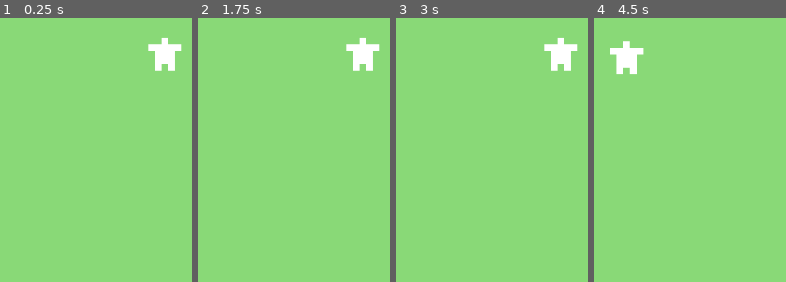
Above: before the commit, frames 1-4 (left to right).
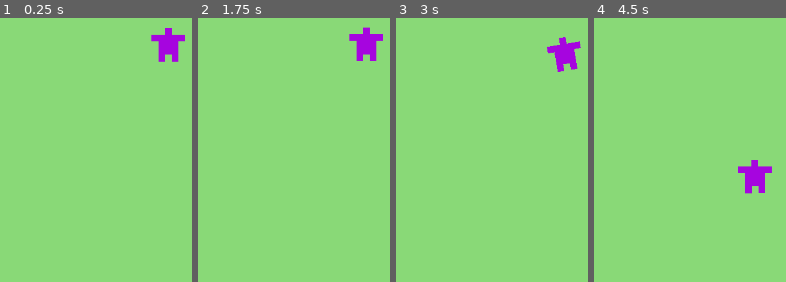
Above: after the commit, the same moments.

Repository: CanadianWaffl/Sandbox
Game: Godot game, scene res://Scenes/world.tscn
The game is run twice, just before and just after one commit, with the same random seed, the same clock (stepped at 60 frames per second) and the same inputs.
Inputs:
- Up to frame 1 (0.25 s): no input
- Up to frame 2 (1.75 s): tap Enter at 0.5 s
- Up to frame 3 (3 s): tap Space at 2.75 s
- Up to frame 4 (4.5 s): no input

The runs differ from the first frame. In frame 1, 1.9% of the frame differs, in the area x 77-97%, y 3-21%; in frame 2, 1.9%; in frame 3, 1.7%; in frame 4, 2.6%, in the area x 8-93%, y 8-67%.

Commit message:
basic state machine

Diff:
--- /dev/null
+++ b/Scenes/guy.tscn
@@ -0,0 +1,105 @@
+[gd_scene format=3 uid="uid://vebheohtg6pp"]
+
+[ext_resource type="Script" uid="uid://cw8n2fq3ejov4" path="res://Scripts/guy.gd" id="1_y2mbu"]
+[ext_resource type="Texture2D" uid="uid://cpmab412q20g3" path="res://Assets/Sprites/lil-guy.png" id="2_bh7l2"]
+[ext_resource type="Script" uid="uid://c75jgr36ssf1q" path="res://Scripts/state_manager.gd" id="3_7b8b7"]
+[ext_resource type="Script" uid="uid://bemqjfyvvegij" path="res://Scripts/state_wander.gd" id="4_5adle"]
+[ext_resource type="Script" uid="uid://dp7vbfwprhcll" path="res://Scripts/state_idle.gd" id="5_bh7l2"]
+
+[sub_resource type="Animation" id="Animation_7b8b7"]
+length = 0.001
+tracks/0/type = "value"
+tracks/0/imported = false
+tracks/0/enabled = true
+tracks/0/path = NodePath("Sprite2D:position")
+tracks/0/interp = 1
+tracks/0/loop_wrap = true
+tracks/0/keys = {
+"times": PackedFloat32Array(0),
+"transitions": PackedFloat32Array(1),
+"update": 0,
+"values": [Vector2(0, 0)]
+}
+tracks/1/type = "value"
+tracks/1/imported = false
+tracks/1/enabled = true
+tracks/1/path = NodePath("Sprite2D:rotation")
+tracks/1/interp = 1
+tracks/1/loop_wrap = true
+tracks/1/keys = {
+"times": PackedFloat32Array(0),
+"transitions": PackedFloat32Array(1),
+"update": 0,
+"values": [0.0]
+}
+
+[sub_resource type="Animation" id="Animation_bh7l2"]
+resource_name = "idle"
+length = 1.33
+loop_mode = 1
+tracks/0/type = "value"
+tracks/0/imported = false
+tracks/0/enabled = true
+tracks/0/path = NodePath("Sprite2D:rotation")
+tracks/0/interp = 1
+tracks/0/loop_wrap = true
+tracks/0/keys = {
+"times": PackedFloat32Array(0, 0.33, 0.66, 1),
+"transitions": PackedFloat32Array(1, 1, 1, 1),
+"update": 0,
+"values": [0.0, 0.17453292, 0.0, -0.17453292]
+}
+
+[sub_resource type="Animation" id="Animation_5adle"]
+resource_name = "wandering"
+length = 0.66
+loop_mode = 1
+tracks/0/type = "value"
+tracks/0/imported = false
+tracks/0/enabled = true
+tracks/0/path = NodePath("Sprite2D:position")
+tracks/0/interp = 1
+tracks/0/loop_wrap = true
+tracks/0/keys = {
+"times": PackedFloat32Array(0.33, 0.66),
+"transitions": PackedFloat32Array(1, 1),
+"update": 0,
+"values": [Vector2(0, -2), Vector2(0, 0)]
+}
+
+[sub_resource type="AnimationLibrary" id="AnimationLibrary_y13ms"]
+_data = {
+&"RESET": SubResource("Animation_7b8b7"),
+&"idle": SubResource("Animation_bh7l2"),
+&"wandering": SubResource("Animation_5adle")
+}
+
+[node name="Guy" type="CharacterBody2D" unique_id=1555784624]
+scale = Vector2(4, 4)
+script = ExtResource("1_y2mbu")
+
+[node name="Sprite2D" type="Sprite2D" parent="." unique_id=1125398899]
+texture = ExtResource("2_bh7l2")
+offset = Vector2(0.5, 0)
+
+[node name="Timer" type="Timer" parent="." unique_id=1484114636]
+
+[node name="StateManager" type="Node" parent="." unique_id=1667593578]
+script = ExtResource("3_7b8b7")
+
+[node name="State-Wander" type="Node" parent="StateManager" unique_id=670422417]
+script = ExtResource("4_5adle")
+state_name = "Wander"
+
+[node name="WanderTimer" type="Timer" parent="StateManager/State-Wander" unique_id=771231585]
+wait_time = 3.0
+autostart = true
+
+[node name="State-Idle" type="Node" parent="StateManager" unique_id=1830858446]
+script = ExtResource("5_bh7l2")
+state_name = "Idle"
+
+[node name="AnimationPlayer" type="AnimationPlayer" parent="." unique_id=509888566]
+libraries/ = SubResource("AnimationLibrary_y13ms")
+
+[connection signal="timeout" from="StateManager/State-Wander/WanderTimer" to="StateManager/State-Wander" method="_on_wander_timer_timeout"]
--- a/Scenes/world.tscn
+++ b/Scenes/world.tscn
@@ -1,21 +1,11 @@
 [gd_scene format=3 uid="uid://bos30qbrgfodt"]
 
-[ext_resource type="Texture2D" uid="uid://cpmab412q20g3" path="res://Assets/Sprites/lil-guy.png" id="1_a02cp"]
-[ext_resource type="Script" uid="uid://cw8n2fq3ejov4" path="res://Scripts/guy.gd" id="1_go701"]
+[ext_resource type="PackedScene" uid="uid://vebheohtg6pp" path="res://Scenes/guy.tscn" id="1_a02cp"]
 
 [node name="World" type="Node2D" unique_id=1924382587]
 
-[node name="Guy" type="CharacterBody2D" parent="." unique_id=1234285740]
+[node name="Guy" parent="." unique_id=1555784624 instance=ExtResource("1_a02cp")]
 position = Vector2(266, 131)
-scale = Vector2(4, 4)
-script = ExtResource("1_go701")
-
-[node name="Sprite2D" type="Sprite2D" parent="Guy" unique_id=1154617815]
-texture = ExtResource("1_a02cp")
-
-[node name="WanderTimer" type="Timer" parent="Guy" unique_id=588028371]
-wait_time = 3.0
-autostart = true
 
 [node name="Background" type="CanvasLayer" parent="." unique_id=1395569902]
 layer = -5
@@ -27,5 +17,3 @@
 grow_horizontal = 2
 grow_vertical = 2
 color = Color(0.5376251, 0.85, 0.46750003, 1)
-
-[connection signal="timeout" from="Guy/WanderTimer" to="Guy" method="_on_wander_timer_timeout"]
--- a/Scripts/guy.gd
+++ b/Scripts/guy.gd
@@ -1,30 +1,11 @@
 extends CharacterBody2D
 
-const MIN_WANDER: float = 80.0
-const MAX_WANDER: float = 150.0
-
-var target_pos := Vector2.INF
+@onready var state_man: StateManager = $StateManager
 
 func _ready() -> void:
-	modulate = Color(randi(), randi(), randi(), 1.0)
+	modulate = Color(randf(), randf(), randf(), 1.0)
 
 
 func _process(delta: float) -> void:
 
-	if target_pos != Vector2.INF:
-		position = lerp(position, target_pos, 0.03)
-		if position.is_equal_approx(target_pos):
-			target_pos = Vector2.INF
-
-
-func _on_wander_timer_timeout() -> void:
-	#Don't change targets if not finished
-	if not target_pos == Vector2.INF:
-		return
-
-	var rand_angle = randf_range(0, TAU)
-	var rand_dist = randf_range(MIN_WANDER, MAX_WANDER)
-
-	target_pos = Vector2(position.x + cos(rand_angle)*rand_dist, position.y + sin(rand_angle)*rand_dist)
-
-	#print("Attempting to wander to (%s, %s)" % [target_pos.x, target_pos.y])
+	pass
--- /dev/null
+++ b/Scripts/state.gd
@@ -0,0 +1,18 @@
+class_name State extends Node
+
+@export var state_manager: StateManager
+@export var state_name: String = "Default State"
+
+var instanced_children: Array[Node] = []
+
+func enter() -> void:
+	pass
+
+func exit() -> void:
+	pass
+
+func update(delta: float) -> void:
+	pass
+
+func physics_update(delta: float) -> void:
+	pass
--- /dev/null
+++ b/Scripts/state_idle.gd
@@ -0,0 +1,21 @@
+extends State
+
+func enter() -> void:
+	owner.find_child("AnimationPlayer").play("idle")
+
+	var switch_timer := Timer.new()
+	add_child(switch_timer)
+	instanced_children.append(switch_timer)
+	switch_timer.timeout.connect(timeout)
+	switch_timer.start(2.0)
+
+
+func exit() -> void:
+	for child in instanced_children:
+		child.queue_free()
+
+	instanced_children = []
+
+
+func timeout():
+	state_manager.transition_to($"../State-Wander")
--- /dev/null
+++ b/Scripts/state_manager.gd
@@ -0,0 +1,42 @@
+class_name StateManager extends Node
+
+@export var initial_state: State
+var current_state: State
+
+signal changing_state
+
+func _ready() -> void:
+	var initial: State
+
+	for child in get_children():
+		if child is State:
+			if initial == null:
+				initial = child
+			child.state_manager = self
+
+	if initial_state:
+		current_state == initial_state
+	else:
+		current_state = initial
+	current_state.enter()
+
+
+func _process(delta: float) -> void:
+	if current_state:
+		current_state.update(delta)
+
+
+func _physics_process(delta: float) -> void:
+	if current_state:
+		current_state.physics_update(delta)
+
+
+func transition_to(new_state: State) -> void:
+	if current_state == new_state:
+		return
+
+	print("Transitioning states from %s to %s" % [current_state.state_name, new_state.state_name])
+
+	current_state.exit()
+	current_state = new_state
+	current_state.enter()
--- /dev/null
+++ b/Scripts/state_wander.gd
@@ -0,0 +1,46 @@
+extends State
+
+const MIN_WANDER: float = 80.0
+const MAX_WANDER: float = 150.0
+
+var target_pos := Vector2.INF
+
+
+func enter() -> void:
+	owner.find_child("AnimationPlayer").play("wandering")
+	var switch_timer: Timer = Timer.new()
+	add_child(switch_timer)
+	instanced_children.append(switch_timer)
+	switch_timer.timeout.connect(timeout)
+	switch_timer.start(2.0)
+
+
+func exit() -> void:
+	for child in instanced_children:
+		child.queue_free()
+
+	instanced_children = []
+
+
+func physics_update(delta: float) -> void:
+	if target_pos != Vector2.INF:
+		owner.position = lerp(owner.position, target_pos, 0.03)
+		if owner.position.is_equal_approx(target_pos):
+			target_pos = Vector2.INF
+
+
+func timeout():
+	state_manager.transition_to($"../State-Idle")
+
+
+func _on_wander_timer_timeout() -> void:
+	#Don't change targets if not finished
+	if not target_pos == Vector2.INF:
+		return
+
+	var rand_angle = randf_range(0, TAU)
+	var rand_dist = randf_range(MIN_WANDER, MAX_WANDER)
+
+	target_pos = Vector2(owner.position.x + cos(rand_angle)*rand_dist, owner.position.y + sin(rand_angle)*rand_dist)
+
+	#print("Attempting to wander to (%s, %s)" % [target_pos.x, target_pos.y])
--- a/project.godot
+++ b/project.godot
@@ -13,7 +13,7 @@
 config/name="God-Sim"
 run/main_scene="uid://bos30qbrgfodt"
 config/features=PackedStringArray("4.7", "GL Compatibility")
-config/icon="res://icon.svg"
+config/icon="res://Assets/Sprites/icon.svg"
 
 [display]
 
@@ -23,6 +23,14 @@
 window/size/window_height_override=1080
 window/stretch/mode="canvas_items"
 window/stretch/aspect="expand"
+
+[file_customization]
+
+folder_colors={
+"res://Assets/": "red",
+"res://Scenes/": "orange",
+"res://Scripts/": "yellow"
+}
 
 [physics]
 
Renamed: icon.svg -> Assets/Sprites/icon.svg
Not shown, changed: Assets/Sprites/icon.svg.import
Not shown, added: Scripts/state.gd.uid
Not shown, added: Scripts/state_idle.gd.uid
Not shown, added: Scripts/state_manager.gd.uid
Not shown, added: Scripts/state_wander.gd.uid
